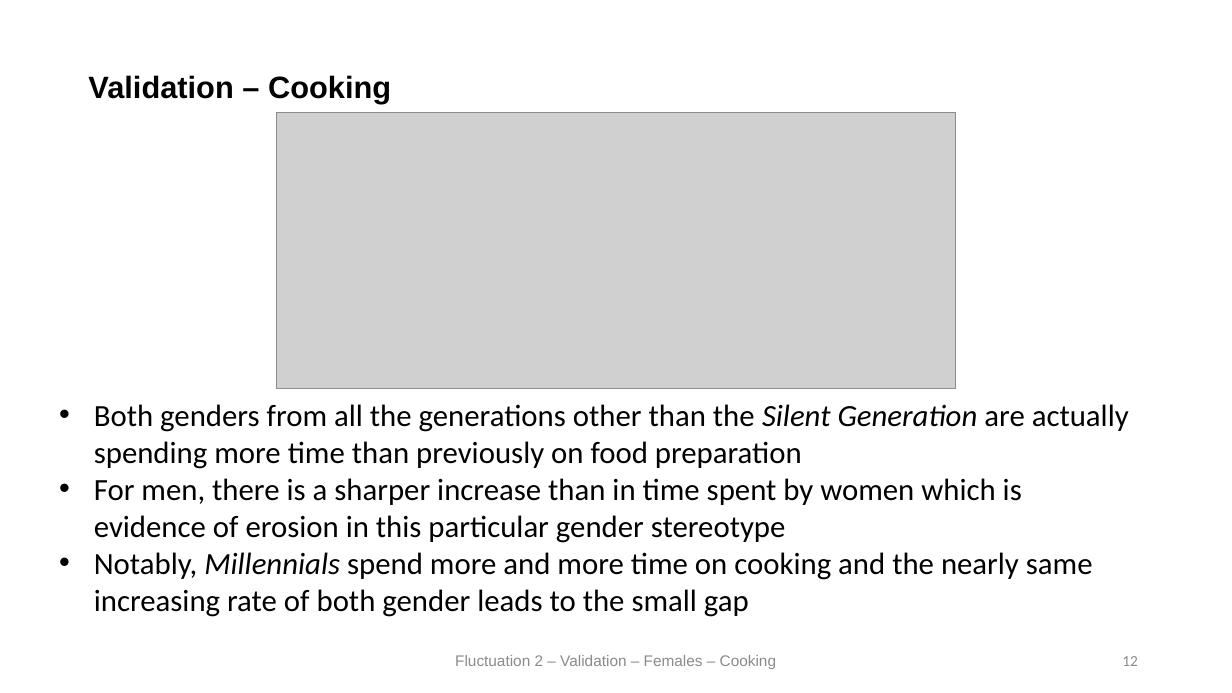
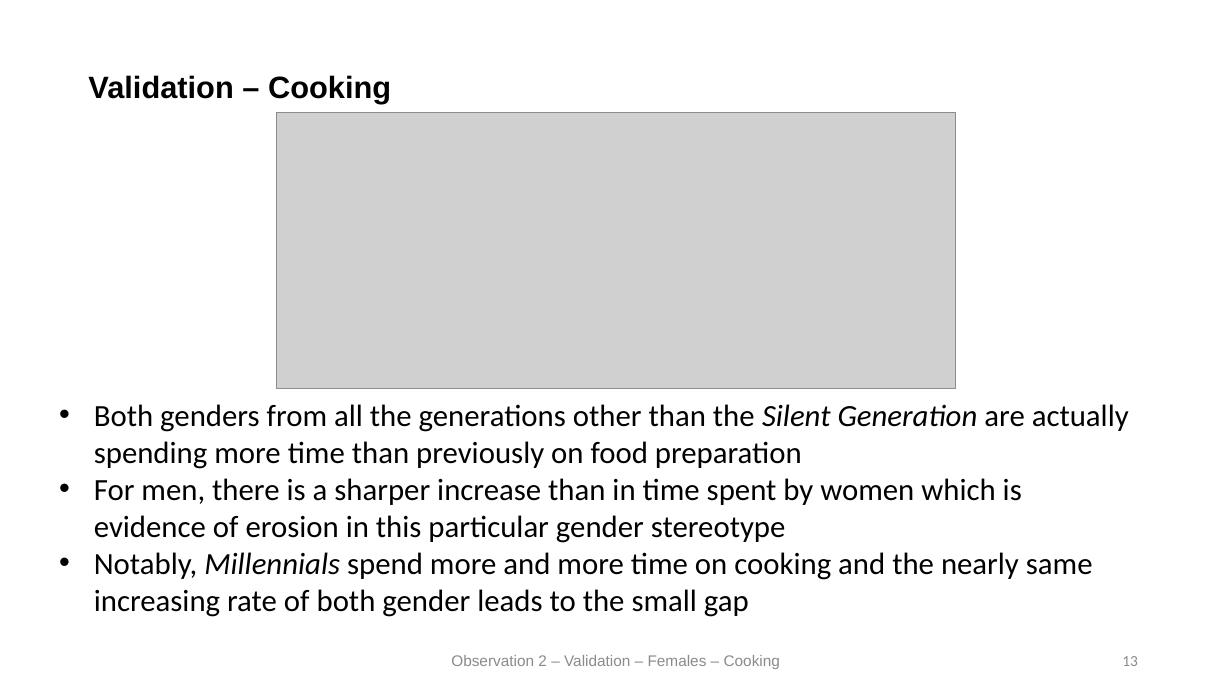
Before and after one commit to HarrisonWilde/AmericanTimeUseSurvey, a slide deck: slide 13 of Presentation/slides (1).pptx (slide 12 before the commit). Drawn at 1232x693 pixels with LibreOffice and Linux fonts; fonts in the diff are those of the drawing; grey boxes stand for pictures. Boxes give left, top, right and bottom in pixels: in the first picture for what was removed or moved away, otherwise in the second. Text is boxed around its words. In the diff, an @@ line names an element or a change of style, - is before the commit and + after.

```diff
--- a/Presentation/slides (1).pptx
+++ b/Presentation/slides (1).pptx
@@ text at [451,655,780,669]: text changed @@
-Fluctuation 2 – Validation – Females – Cooking
+Observation 2 – Validation – Females – Cooking
@@ page number at [1122,656,1138,666]: text changed @@
-12
+13
```
Also in this commit, not shown: 8 other slides changed, 2 slides added, 1 slide removed.
